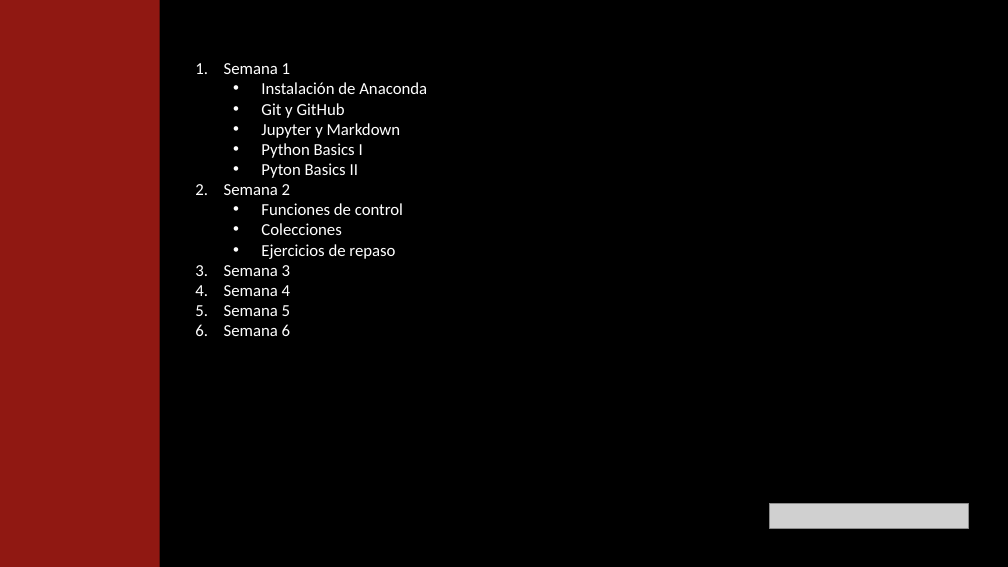
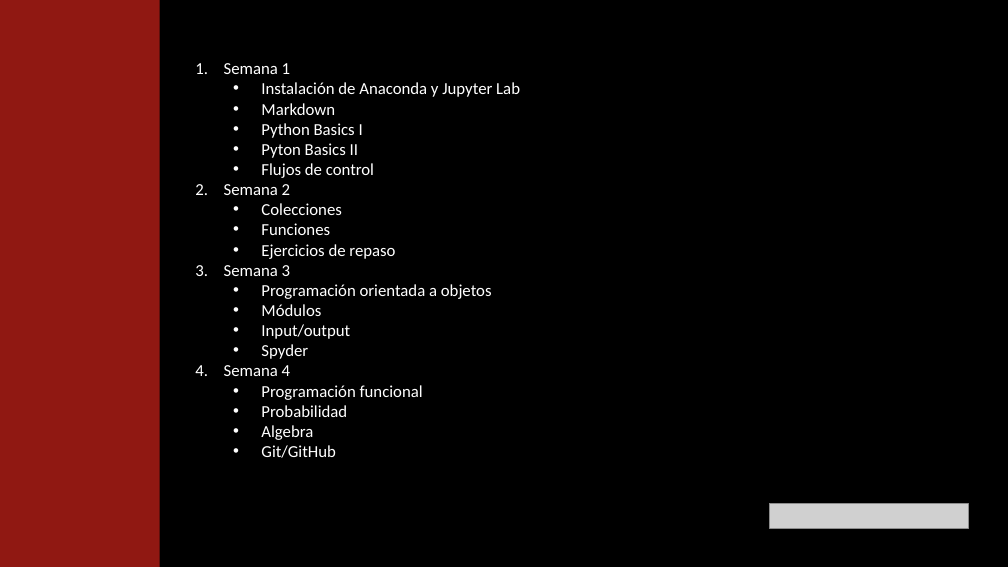
Before and after one commit to miriamdreyer/thebridge, a slide deck: slide 2 of 0_Ramp_Up/documentos/Data Science - Ramp Up - Contenidos.pptx. Drawn at 1008x567 pixels with LibreOffice and Linux fonts; fonts in the diff are those of the drawing; grey boxes stand for pictures. Boxes give left, top, right and bottom in pixels: in the first picture for what was removed or moved away, otherwise in the second. Text is boxed around its words. In the diff, an @@ line names an element or a change of style, - is before the commit and + after.

Commit message:
Fin documentacion anaconda y jupyter lab

```diff
--- a/0_Ramp_Up/documentos/Data Science - Ramp Up - Contenidos.pptx
+++ b/0_Ramp_Up/documentos/Data Science - Ramp Up - Contenidos.pptx
@@ text at [261, 82, 520, 115]: text changed @@
-  • Instalación de Anaconda
-  • Git y GitHub
-  • Jupyter y Markdown
+  • Instalación de Anaconda y Jupyter Lab
+  • Markdown
@@ text at [261, 163, 374, 178]: paragraph added @@
+  • Flujos de control
@@ text at [261, 203, 403, 215]: paragraph removed @@
-  • Funciones de control
@@ text at [261, 223, 330, 235]: paragraph added @@
+  • Funciones
@@ text at [261, 284, 492, 359]: paragraphs added @@
+  • Programación orientada a objetos
+  • Módulos
+  • Input/output
+  • Spyder
@@ text at [261, 385, 423, 458]: text changed @@
-5. Semana 5
-6. Semana 6
+  • Programación funcional
+  • Probabilidad
+  • Algebra
+  • Git/GitHub
```
Also in this commit, not shown: 3 other slides changed, 5 other files.
